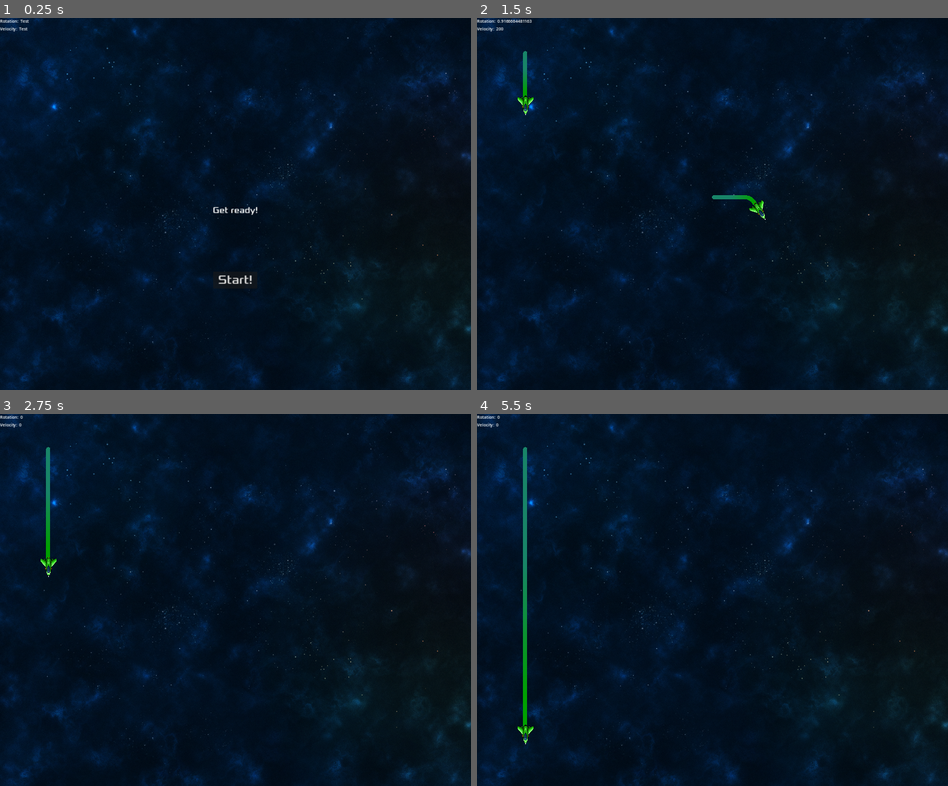
Above: before the commit, frames 1-4 (two rows, left to right).
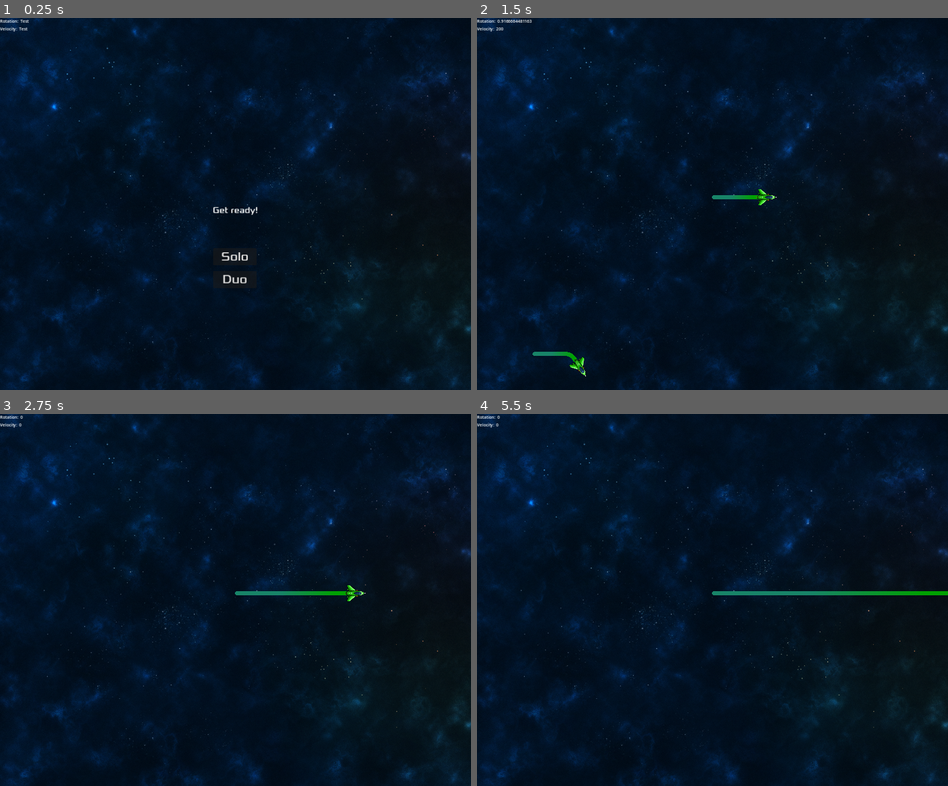
Above: after the commit, the same moments.

Repository: kanobi/kacha
Game: Godot game, scene res://scenes/main/main.tscn
Same seed, same stepped clock (60 frames per second), same inputs: the game is played once before the commit and once after it.
Inputs (mouse positions are in pixels of both pictures, inside the frame that each line leads up to):
- Up to frame 1 (0.25 s): no input
- Up to frame 2 (1.5 s): click (712, 278) at 0.5 s, where only the run after the commit has a clickable "Duo"; hold Right (right) from 1.28 s (still down)
- Up to frame 3 (2.75 s): release Right (right) at 2.03 s; hold Down (down) from 2.03 s (still down)
- Up to frame 4 (5.5 s): release Down (down) at 2.78 s; hold Right (right) 2.78-3.53 s; hold Up (up) 3.53-4.28 s; hold Left (left) from 4.28 s (still down)

The runs differ from the first frame. In frame 1, 0.2% of the frame differs, in the area x 46-54%, y 62-72%; in frame 2, 0.6%; in frame 3, 0.7%; in frame 4, 1.3%, in the area x 8-100%, y 8-89%.

Commit message:
add menu options for single, duo play

Diff:
--- a/scenes/hud/HUD.gd
+++ b/scenes/hud/HUD.gd
@@ -1,6 +1,7 @@
 extends CanvasLayer
 
-signal start_game
+signal start_solo
+signal start_duo
 
 var end_msgs = [
 	"You've bitten more than you could chew!",
@@ -24,17 +25,29 @@
 func set_text_21(label_text):
 	$DebugInfo/TextRows/Row2/Text21.text = str(label_text)
 
+func show_game_over():
+	$CenterMessage.text = end_msgs[randi_range(0, len(end_msgs) - 1)]
+	show_menu()
+
+func show_menu():
+	$CenterMessage.show()
+	$StartSolo.show()
+	$StartDuo.show()
+
+func hide_menu():
+	$StartSolo.hide()
+	$StartDuo.hide()
+	$CenterMessage.hide()
+
 func _ready():
 	$DebugInfo/TextRows/Row1/Label11.text = "Rotation: "
 	$DebugInfo/TextRows/Row2/Label21.text = "Velocity: "
 	$CenterMessage.text = "Get ready!"
 
-func show_game_over():
-	$CenterMessage.text = end_msgs[randi_range(0, len(end_msgs) - 1)]
-	$CenterMessage.show()
-	$StartButton.show()
+func _on_start_solo_pressed():
+	hide_menu()
+	start_solo.emit()
 
-func _on_start_button_pressed():
-	$StartButton.hide()
-	$CenterMessage.hide()
-	start_game.emit()
+func _on_start_duo_pressed():
+	hide_menu()
+	start_duo.emit()
--- a/scenes/hud/hud.tscn
+++ b/scenes/hud/hud.tscn
@@ -17,6 +17,7 @@
 offset_bottom = 40.0
 
 [node name="TextRows" type="VBoxContainer" parent="DebugInfo"]
+layout_mode = 0
 offset_right = 70.0
 offset_bottom = 50.0
 
@@ -58,16 +59,16 @@
 vertical_alignment = 1
 autowrap_mode = 2
 
-[node name="StartButton" type="Button" parent="."]
+[node name="StartSolo" type="Button" parent="."]
 anchors_preset = 7
 anchor_left = 0.5
 anchor_top = 1.0
 anchor_right = 0.5
 anchor_bottom = 1.0
-offset_left = -28.0
-offset_top = -444.0
-offset_right = 28.0
-offset_bottom = -394.0
+offset_left = -86.0
+offset_top = -548.0
+offset_right = 84.0
+offset_bottom = -484.0
 grow_horizontal = 2
 grow_vertical = 0
 scale = Vector2(0.984998, 1)
@@ -75,6 +76,28 @@
 theme_override_constants/h_separation = 5
 theme_override_fonts/font = ExtResource("2_x2bhc")
 theme_override_font_sizes/font_size = 46
-text = " Start! "
+text = "Solo"
 
-[connection signal="pressed" from="StartButton" to="." method="_on_start_button_pressed"]
+[node name="StartDuo" type="Button" parent="."]
+anchors_preset = 7
+anchor_left = 0.5
+anchor_top = 1.0
+anchor_right = 0.5
+anchor_bottom = 1.0
+offset_left = -86.0
+offset_top = -460.0
+offset_right = 84.0
+offset_bottom = -396.0
+grow_horizontal = 2
+grow_vertical = 0
+scale = Vector2(0.984998, 1)
+theme_override_constants/outline_size = 2
+theme_override_constants/h_separation = 5
+theme_override_fonts/font = ExtResource("2_x2bhc")
+theme_override_font_sizes/font_size = 46
+text = "Duo"
+
+[connection signal="pressed" from="StartSolo" to="." method="_on_start_solo_pressed"]
+[connection signal="pressed" from="StartSolo" to="." method="_on_start_button_pressed"]
+[connection signal="pressed" from="StartDuo" to="." method="_on_start_duo_pressed"]
+[connection signal="pressed" from="StartDuo" to="." method="_on_start_button_pressed"]
--- a/scenes/main/main.gd
+++ b/scenes/main/main.gd
@@ -1,6 +1,8 @@
 extends Node2D
 
-@export var amount_of_players = 2
+@export var music_on = false
+
+var amount_of_players: int
 var current_player_count: int
 var ship_scene = preload("res://scenes/ship/ship.tscn")
 
@@ -15,34 +17,47 @@
 	$Hud.set_text_21(text_2)
 
 func spawn_players(amount):
-	if amount > $SpawnPositions.get_child_count():
-		print("no")
+	var spawn_points = $SpawnPositions.get_children()
+	var spawn_count = len(spawn_points)
+	if amount > spawn_count:
+		print(
+			"ERROR: too many players to spawn. ",
+			"Players: ", amount,
+			"Spawnpoints: ", spawn_count
+		)
 		return
+
+	spawn_points.shuffle()
 	for i in range(amount):
-		var spawn_position = $SpawnPositions.get_child(i)
+		var spawn_position = spawn_points[i]
 		var player_ship = ship_scene.instantiate()
-		add_child(player_ship)
 		player_ship.player_id = i
 		player_ship.position = spawn_position.position
 		player_ship.rotation = spawn_position.rotation
 		player_ship.spawn()
 		player_ship.death.connect(_on_ship_death)
+		add_child(player_ship)
 
-func new_game():
-	print("new game")
-	$Music/MenuMusic.stop()
-	#$Music/GameMusic.play()
+func new_game(num_players):
+	print("new game with num_players=", num_players)
+	if music_on == true:
+		$Music/MenuMusic.stop()
+		$Music/GameMusic.play()
+	amount_of_players = num_players
+	current_player_count = num_players
 	$StartTimer.start()
-	current_player_count = amount_of_players
 
 func restart_game():
 	print("restart")
 	set_process(false)
-	$Music/GameMusic.stop()
-	#$Music/MenuMusic.play()
+	if music_on == true:
+		$Music/GameMusic.stop()
+		$Music/MenuMusic.play()
 	$Hud.show_game_over()
 
 func _ready():
+	if music_on == true:
+		$Music/MenuMusic.play()
 	set_process(false)
 
 func _input(event):
@@ -52,15 +67,18 @@
 func _process(delta):
 	process_hud()
 
-func _on_hud_start_game():
-	new_game()
-
 func _on_ship_death():
 	current_player_count -= 1
 	if current_player_count == 0:
 		restart_game()
 
 func _on_start_timer_timeout():
-	print("playing")
+	print("playing a game with player count: ", amount_of_players)
 	set_process(true)
 	spawn_players(amount_of_players)
+
+func _on_hud_start_solo():
+	new_game(1)
+
+func _on_hud_start_duo():
+	new_game(2)
--- a/scenes/main/main.tscn
+++ b/scenes/main/main.tscn
@@ -45,10 +45,10 @@
 stream = ExtResource("6_jde2b")
 volume_db = -10.0
 pitch_scale = 0.65
-autoplay = true
 
 [node name="GameMusic" type="AudioStreamPlayer" parent="Music"]
 stream = ExtResource("7_hqhuw")
 
-[connection signal="start_game" from="Hud" to="." method="_on_hud_start_game"]
+[connection signal="start_duo" from="Hud" to="." method="_on_hud_start_duo"]
+[connection signal="start_solo" from="Hud" to="." method="_on_hud_start_solo"]
 [connection signal="timeout" from="StartTimer" to="." method="_on_start_timer_timeout"]
--- a/scenes/ship/ship.gd
+++ b/scenes/ship/ship.gd
@@ -26,7 +26,6 @@
 	death.emit()
 	set_process(false)
 	velocity = Vector2(1, 0)
-
 	trail_node.queue_free()
 	queue_free()
 
@@ -40,6 +39,7 @@
 
 	# Add collision
 	var new_segment = SegmentShape2D.new()
+
 	# To prevent small un-marked collision line at the start
 	if previous_position:
 		new_segment.a = previous_position
